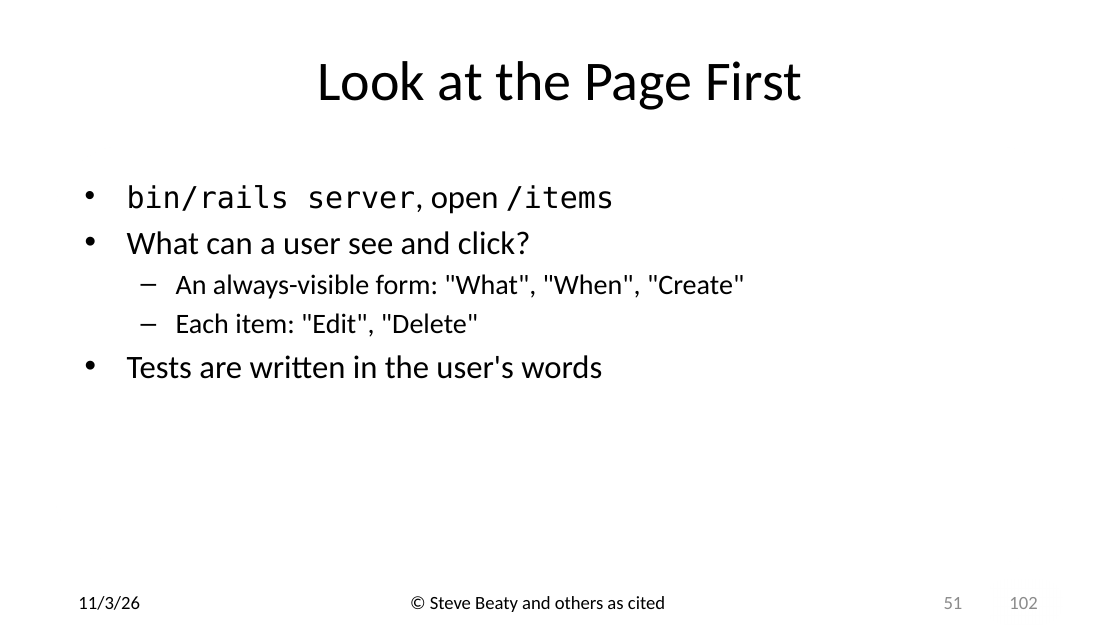
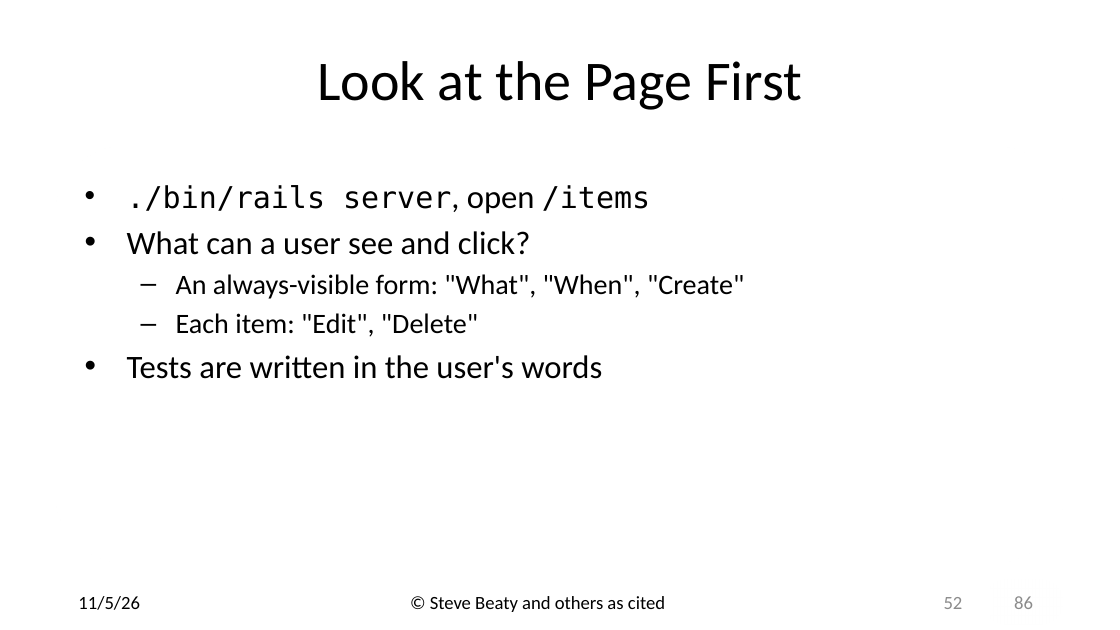
Before and after one commit to drb80/WebAppDev, a slide deck: slide 52 of Slides/Selenium and Capybara.pptx (slide 51 before the commit). Drawn at 1120x630 pixels with LibreOffice and Linux fonts; fonts in the diff are those of the drawing; background and template pictures are left out. Boxes give left, top, right and bottom in pixels: in the first picture for what was removed or moved away, otherwise in the second. Text is boxed around its words. In the diff, an @@ line names an element or a change of style, - is before the commit and + after.

```diff
--- a/Slides/Selenium and Capybara.pptx
+++ b/Slides/Selenium and Capybara.pptx
@@ text at (x1=127, y1=185, x2=650, y2=214): text changed @@
-• bin/rails server, open /items
+• ./bin/rails server, open /items
@@ text at (x1=78, y1=596, x2=140, y2=610): text changed @@
-11/3/26
+11/5/26
@@ page number at (x1=944, y1=597, x2=963, y2=609): text changed @@
-51
+52
@@ text at (x1=1014, y1=596, x2=1033, y2=609): text changed @@
-102
+86
```
Also in this commit, not shown: 84 other slides changed, 1 slide added, 17 slides removed, 1 other file.
